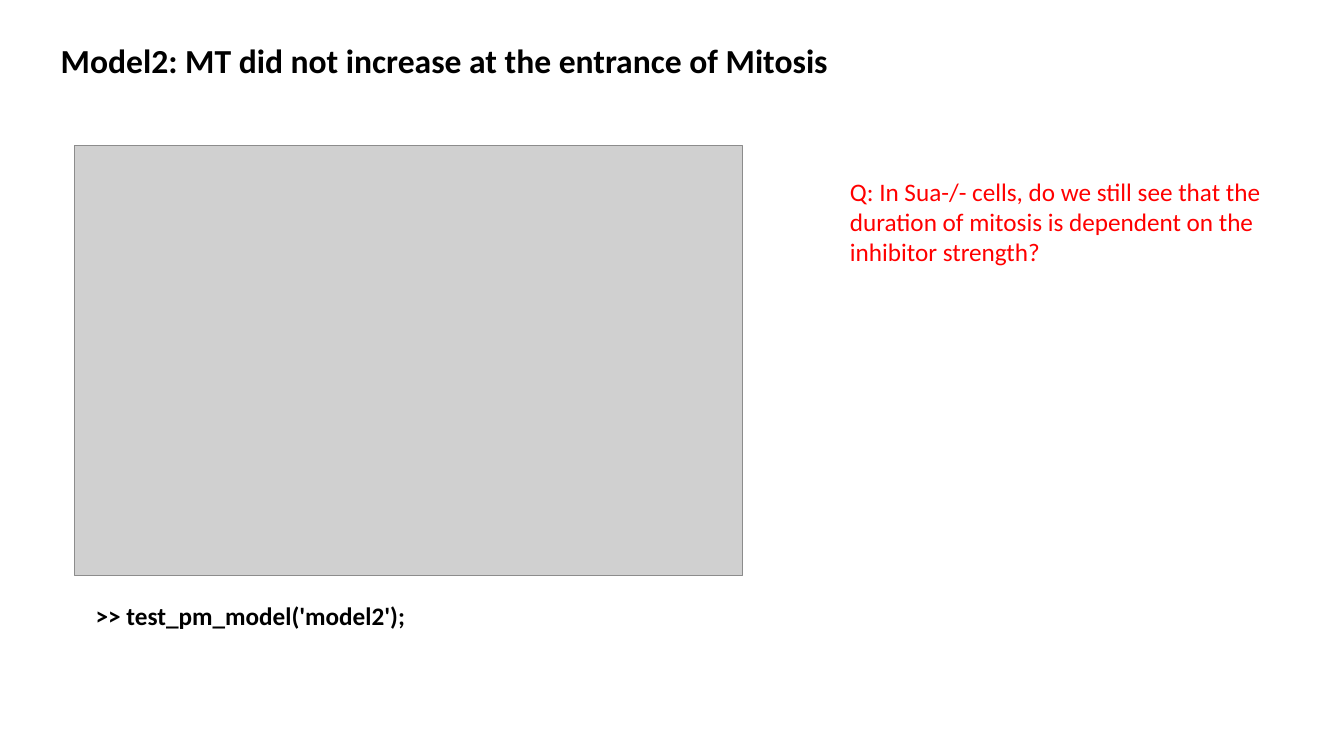
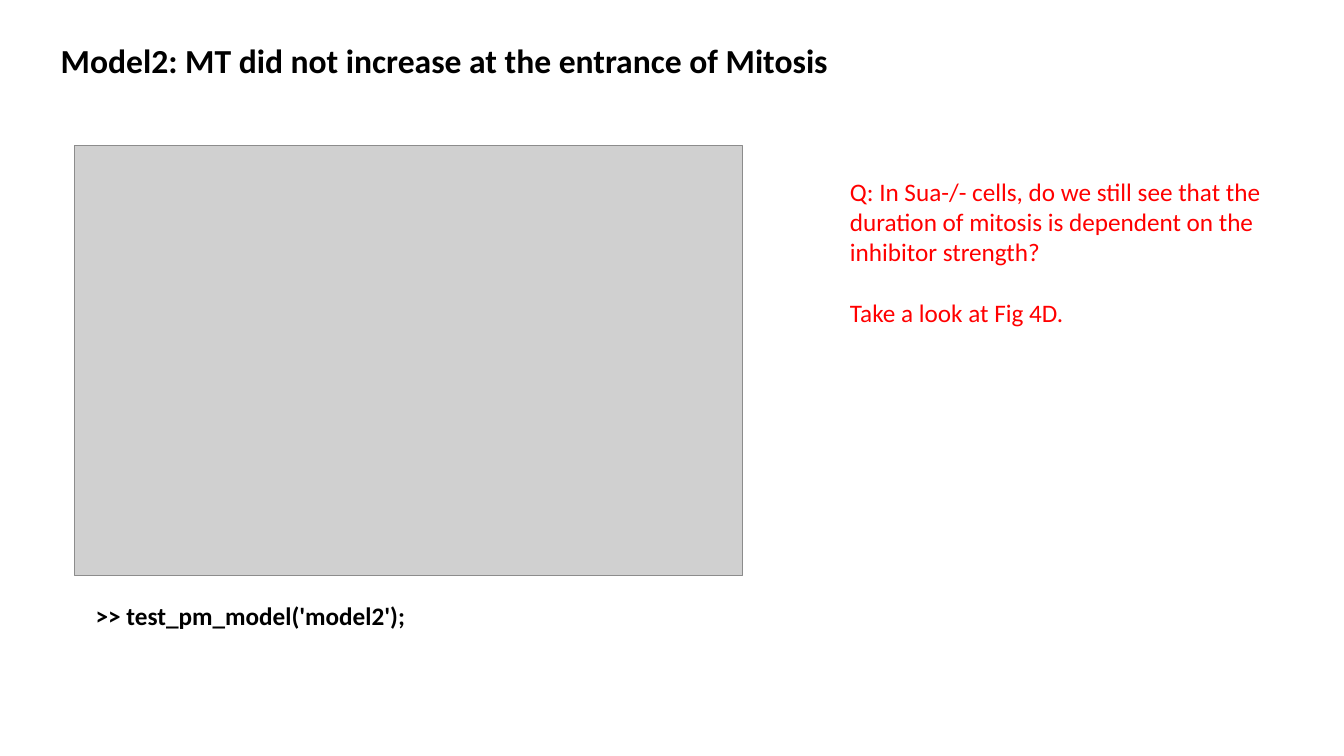
Before and after one commit to lu6007/fluocell, a slide deck: slide 8 of app/model/result_0211_2017.pptx (slide 9 before the commit). Drawn at 1344x756 pixels with LibreOffice and Linux fonts; fonts in the diff are those of the drawing; grey boxes stand for pictures. Boxes give left, top, right and bottom in pixels: in the first picture for what was removed or moved away, otherwise in the second. Text is boxed around its words. In the diff, an @@ line names an element or a change of style, - is before the commit and + after.

```diff
--- a/app/model/result_0211_2017.pptx
+++ b/app/model/result_0211_2017.pptx
@@ text at (850, 304, 1063, 327): paragraph added @@
+Take a look at Fig 4D.
```
Also in this commit, not shown: 4 other slides changed, 1 slide removed, 10 other files.
